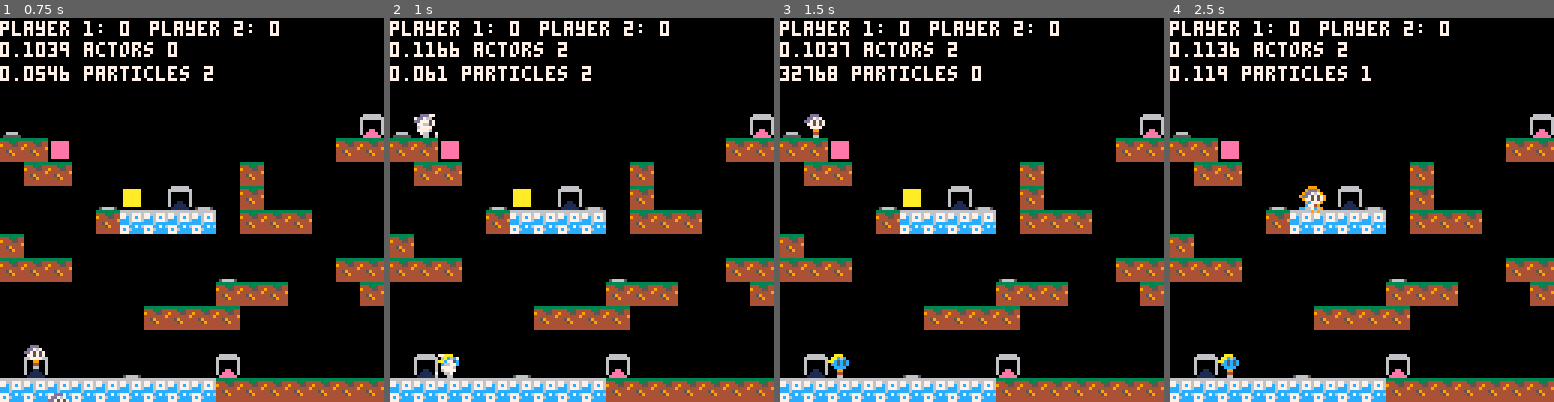
Above: before the commit, frames 1-4 (left to right).
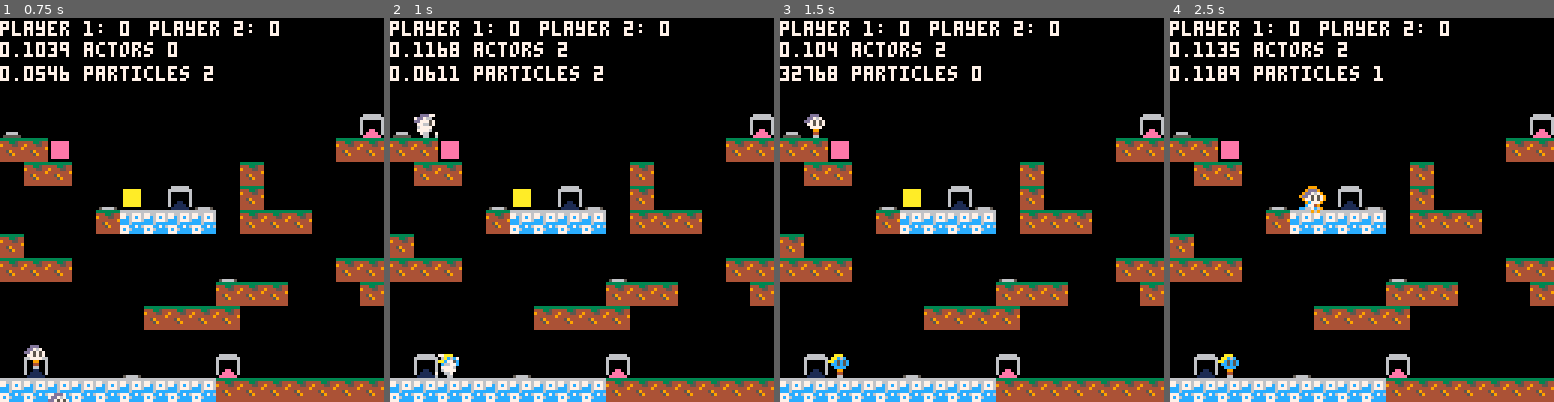
Above: after the commit, the same moments.

Repository: wesen/carts
Game: PICO-8 cartridge games/bump/bump.p8
Two runs of this game, one before a commit and one after it. Both use one fixed random seed, a clock stepped at 60 frames per second and the inputs below.
Inputs:
- Up to frame 1 (0.75 s): tap X (X key) at 0.33 s; tap O (Z key) at 0.7 s
- Up to frame 2 (1 s): no input
- Up to frame 3 (1.5 s): tap X (X key) at 1.07 s
- Up to frame 4 (2.5 s): hold Right 1.6-2.1 s; tap O (Z key) at 1.7, 2.1 s; tap X (X key) at 1.85 s; hold Up 2.15-2.42 s; hold Right from 2.47 s (still down)

Frame 1 is identical in both runs. In frame 2, 0.5% of the frame differs, in the area x 15-56%, y 6-17%; in frame 3, 0.6%, in the area x 12-47%, y 6-11%; in frame 4, 0.5%.

Commit message:
Simpler code for power up checking in player update loop

Diff:
--- a/games/bump/bump.lua
+++ b/games/bump/bump.lua
@@ -83,7 +83,7 @@
 -- pretty pass
 
 -- powerups - item dropper
--- refactor powerups to have a decent API
+-- refactor powerups to have a decent api
 -- x invincibility
 -- visualize power ups
 -- different sprites for different players
--- a/games/bump/bump.p8
+++ b/games/bump/bump.p8
@@ -849,6 +849,7 @@
   if self.power_up_countdown<0 then
    self.power_up:on_powerup_stop(self)
    self.power_up=nil
+   self.power_up_type=nil
    self.power_up_countdown=nil
   end
  end
@@ -867,17 +868,15 @@
  local decel=0.1
  local jump_spd=jump_spd
 
- if self.power_up!=nil then
-  if self.power_up.tile==spr_power_up_superspeed then
-   maxrun*=1.5
-   decel*=2
-   accel*=2
-  elseif self.power_up.tile==spr_power_up_superjump then
-   jump_spd*=1.5
-  elseif self.power_up.tile==spr_power_up_gravitytweak then
-   gravity*=0.7
-   maxfall*=0.5
-  end
+ if self.power_up_type==spr_power_up_superspeed then
+  maxrun*=1.5
+  decel*=2
+  accel*=2
+ elseif self.power_up_type==spr_power_up_superjump then
+  jump_spd*=1.5
+ elseif self.power_up_type==spr_power_up_gravitytweak then
+  gravity*=0.7
+  maxfall*=0.5
  end
 
  local ground_bbox=self:bbox(0,1)
@@ -1003,7 +1002,7 @@
   (player.power_up==nil or player.power_up!=spr_power_up_invincibility) then
    local kill_player=false
 
-   if self.power_up!=nil and self.power_up.tile==spr_power_up_invincibility
+   if self.power_up_type==spr_power_up_invincibility
     and do_bboxes_collide_offset(self,player,input,0) then
     kill_player=true
    else
@@ -1056,7 +1055,7 @@
   return
  end
  if not self.is_teleporting then
-  if (self.power_up!=nil and self.power_up.tile==spr_power_up_invisibility and frame%60<50) return
+  if (self.power_up_type==spr_power_up_invisibility and frame%60<50) return
   -- local dark=0
   -- for ghost in all(self.ghosts) do
   --  dark+=8
@@ -1068,7 +1067,7 @@
   pal(cols_face[1], cols_face[self.input_port + 1])
   pal(cols_hair[1], cols_hair[self.input_port + 1])
   if self.power_up!=nil then
-   bspr(self.spr,self.x,self.y,self.flip.x,self.flip.y,powerup_colors[self.power_up.tile])
+   bspr(self.spr,self.x,self.y,self.flip.x,self.flip.y,powerup_colors[self.power_up_type])
   else
    spr(self.spr,self.x,self.y,1,1,self.flip.x,self.flip.y)
   end
@@ -1232,10 +1231,13 @@
  if player.power_up!=nil then
   player.power_up:on_powerup_stop(player)
   player.power_up=nil
+  player.power_up_type=nil
   player.power_up_countdown=nil
  end
 
+ self:on_powerup_start(player)
  player.power_up=self
+ player.power_up_type=self.tile
  player.power_up_countdown=self.countdown
 
   del(interactables,self)
@@ -1404,7 +1406,7 @@
 -- pretty pass
 
 -- powerups - item dropper
--- refactor powerups to have a decent API
+-- refactor powerups to have a decent api
 -- x invincibility
 -- visualize power ups
 -- different sprites for different players
--- a/games/bump/player.lua
+++ b/games/bump/player.lua
@@ -65,6 +65,7 @@
   if self.power_up_countdown<0 then
    self.power_up:on_powerup_stop(self)
    self.power_up=nil
+   self.power_up_type=nil
    self.power_up_countdown=nil
   end
  end
@@ -83,17 +84,15 @@
  local decel=0.1
  local jump_spd=jump_spd
 
- if self.power_up!=nil then
-  if self.power_up.tile==spr_power_up_superspeed then
-   maxrun*=1.5
-   decel*=2
-   accel*=2
-  elseif self.power_up.tile==spr_power_up_superjump then
-   jump_spd*=1.5
-  elseif self.power_up.tile==spr_power_up_gravitytweak then
-   gravity*=0.7
-   maxfall*=0.5
-  end
+ if self.power_up_type==spr_power_up_superspeed then
+  maxrun*=1.5
+  decel*=2
+  accel*=2
+ elseif self.power_up_type==spr_power_up_superjump then
+  jump_spd*=1.5
+ elseif self.power_up_type==spr_power_up_gravitytweak then
+  gravity*=0.7
+  maxfall*=0.5
  end
 
  local ground_bbox=self:bbox(0,1)
@@ -219,7 +218,7 @@
   (player.power_up==nil or player.power_up!=spr_power_up_invincibility) then
    local kill_player=false
 
-   if self.power_up!=nil and self.power_up.tile==spr_power_up_invincibility
+   if self.power_up_type==spr_power_up_invincibility
     and do_bboxes_collide_offset(self,player,input,0) then
     kill_player=true
    else
@@ -272,7 +271,7 @@
   return
  end
  if not self.is_teleporting then
-  if (self.power_up!=nil and self.power_up.tile==spr_power_up_invisibility and frame%60<50) return
+  if (self.power_up_type==spr_power_up_invisibility and frame%60<50) return
   -- local dark=0
   -- for ghost in all(self.ghosts) do
   --  dark+=8
@@ -284,7 +283,7 @@
   pal(cols_face[1], cols_face[self.input_port + 1])
   pal(cols_hair[1], cols_hair[self.input_port + 1])
   if self.power_up!=nil then
-   bspr(self.spr,self.x,self.y,self.flip.x,self.flip.y,powerup_colors[self.power_up.tile])
+   bspr(self.spr,self.x,self.y,self.flip.x,self.flip.y,powerup_colors[self.power_up_type])
   else
    spr(self.spr,self.x,self.y,1,1,self.flip.x,self.flip.y)
   end
--- a/games/bump/power-ups.lua
+++ b/games/bump/power-ups.lua
@@ -7,10 +7,13 @@
  if player.power_up!=nil then
   player.power_up:on_powerup_stop(player)
   player.power_up=nil
+  player.power_up_type=nil
   player.power_up_countdown=nil
  end
 
+ self:on_powerup_start(player)
  player.power_up=self
+ player.power_up_type=self.tile
  player.power_up_countdown=self.countdown
 
   del(interactables,self)
